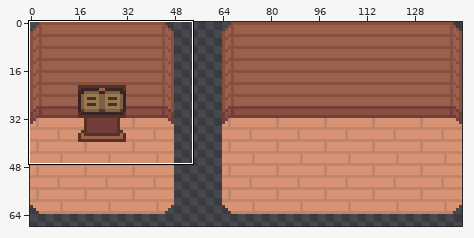
A pixel-art file gets an edit: assets/object/objects-furniture.aseprite. The picture above shows the old version from afar; the outline marks the close-up.
Close-up. First the earlier version:
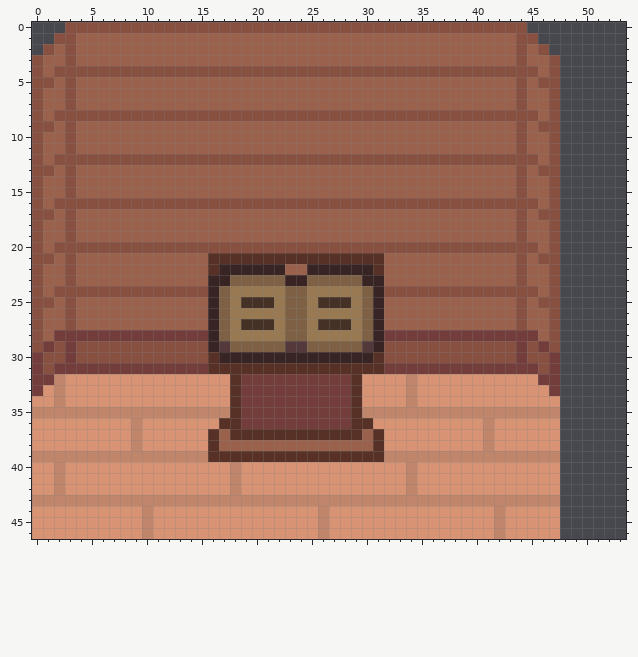
144x64 pixels, 1 frame. Shown: x 0..53, y 0..46. The old version is drawn lined up with the new one, on the new canvas. The wide view leaves out empty margins. The commit also changed other parts of the picture, which this record leaves out.
Once edited:
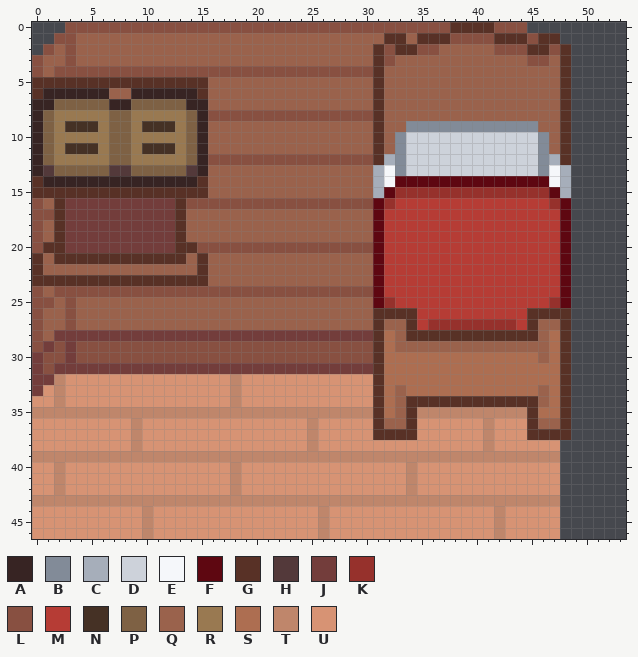
Palette (. is transparent): A #372423  B #828b98  C #a6aeba  D #cdd2da  E #f5f7fa  F #5e0711  G #583126  H #53393a  J #733d3b  K #96312c  L #885041  M #b63c35  N #453125  P #7e6144  Q #9a624c  R #997951  S #ad6e51  T #bf866b  U #d79374
The exact change:
canvas 144x64 -> 144x128
Changed rows in their new state; - is an unchanged pixel.
first column x 0:
 0 --------------------------------------GGGG-------
 1 --------------------------------GG-GGGLLLLGGG-GG-
 2 -------------------------------GLGGLL-----LL-GGLG
 3 -------------------------------GL-----------QLLQG
 4 -------------------------------GQQQQQQQQQQQQQQ-QG
 5 GGGGGGGGGGGGGGGG---------------G------------Q-QQG
 6 GAAAAAA--AAAAAAG---------------G------------Q--QG
 7 AAPPPPPAAPPPPPAA---------------G------------Q--QG
 8 APRRRRRPPRRRRRPA---------------GQQQQQQQQQQQQQQ-QG
 9 APRNNNRPPRNNNRPA---------------G--BBBBBBBBBBBBQQG
10 APRRRRRPPRRRRRPA---------------G-BDDDDDDDDDDDDBQG
11 APRNNNRPPRNNNRPA---------------G-BDDDDDDDDDDDDBQG
12 APRRRRRPPRRRRRPA---------------GCBDDDDDDDDDDDDBCG
13 AHPPPPPHHPPPPPHA---------------CEBDDDDDDDDDDDDBEC
14 GAAAAAAAAAAAAAAG---------------CEFFFFFFFFFFFFFFEC
15 GGGGGGGGGGGGGGGG---------------CFKKKKKKKKKKKKKKFC
16 --GJJJJJJJJJJG-----------------FKMMMMMMMMMMMMMMKF
17 --GJJJJJJJJJJG-----------------FMMMMMMMMMMMMMMMMF
18 --GJJJJJJJJJJG-----------------FMMMMMMMMMMMMMMMMF
19 --GJJJJJJJJJJG-----------------FMMMMMMMMMMMMMMMMF
20 -GGJJJJJJJJJJGG----------------FMMMMMMMMMMMMMMMMF
21 GQGGGGGGGGGGGG-GQQQQQQQQQQQQQQQFMMMMMMMMMMMMMMMMF
22 G--Q-----------GQQQQQQQ--QQQQQQFMMMMMMMMMMMMMMMMF
23 GGGGGGGGGGGGGGGGQQQQQQQQQQQQQQQFMMMMMMMMMMMMMMMMF
24 ----------------LLLLLLLLLLLLLLLFMMMMMMMMMMMMMMMMF
25 ----------------QQQQQQQQQQQQQQQFKMMMMMMMMMMMMMMKF
26 ----------------QQQQQQQQQQQQQQQGGGGMMMMMMMMMMGGGG
27 ----------------QQQQQQQQQQQQQQQG--GMKKKKKKKKMG-QG
28 ----------------JJJJJJJJJJJJJJJGSQGGGGGGGGGGGG-SG
29 ----------------LLLLLLLLLLLLLLLGSQQQQQQQQQQQQQQSG
30 ----------------LLLLLLLLLLLLLLL-SSSSSSSSSSSSSSQSG
31 ----------------JJJJJJJJJJJJJJJ-SSSSSSSSSSSSSSSSG
32 ------------------TUUUUUUUUUUU-GSSSSSSSSSSSSSSSSG
33 ------------------TUUUUUUUUUUU-GSQSSSSSSSSSSSSQSG
34 ------------------TUUUUUUUUUUU-GSQGGGGGGGGGGGGQSG
35 ------------------TTTTTTTTTTTT-GSQG----------GSSG
36 -----------------UUUUUUUUTUUUUUGQQG----------GQQG
37 ----------------UUUUUUUUUTUUUUU-GGG----------GGGG
38 ----------------UUUUUUUUUTUUUUUU-----------------
39 ----------------TTTTTTTTTTTTTTTT-----------------
